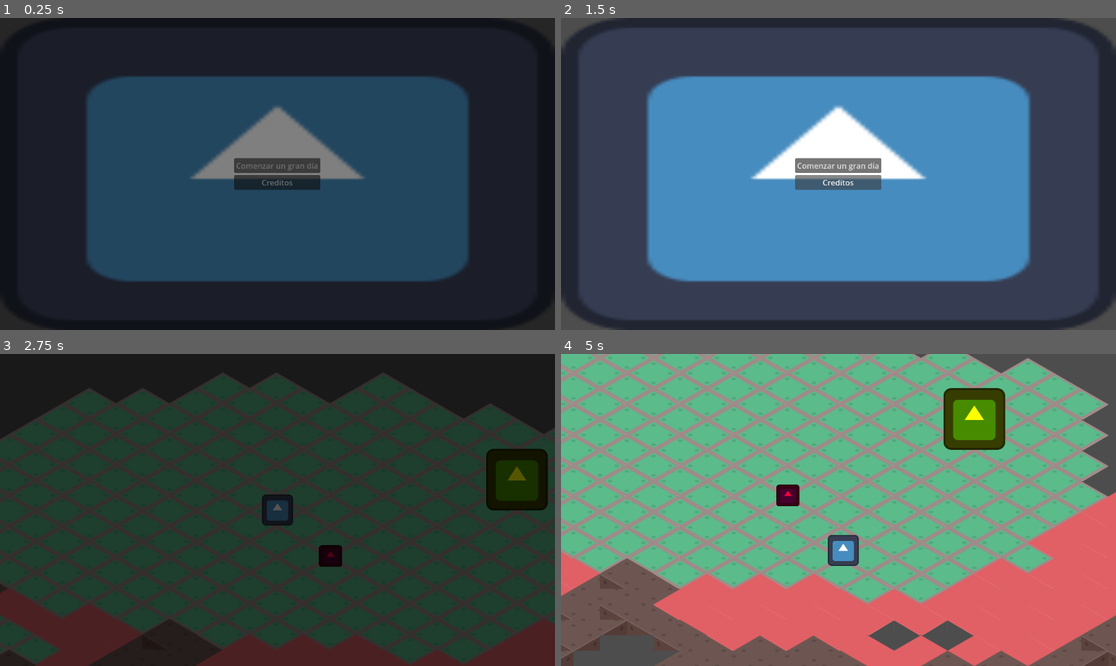
Above: before the commit, frames 1-4 (two rows, left to right).
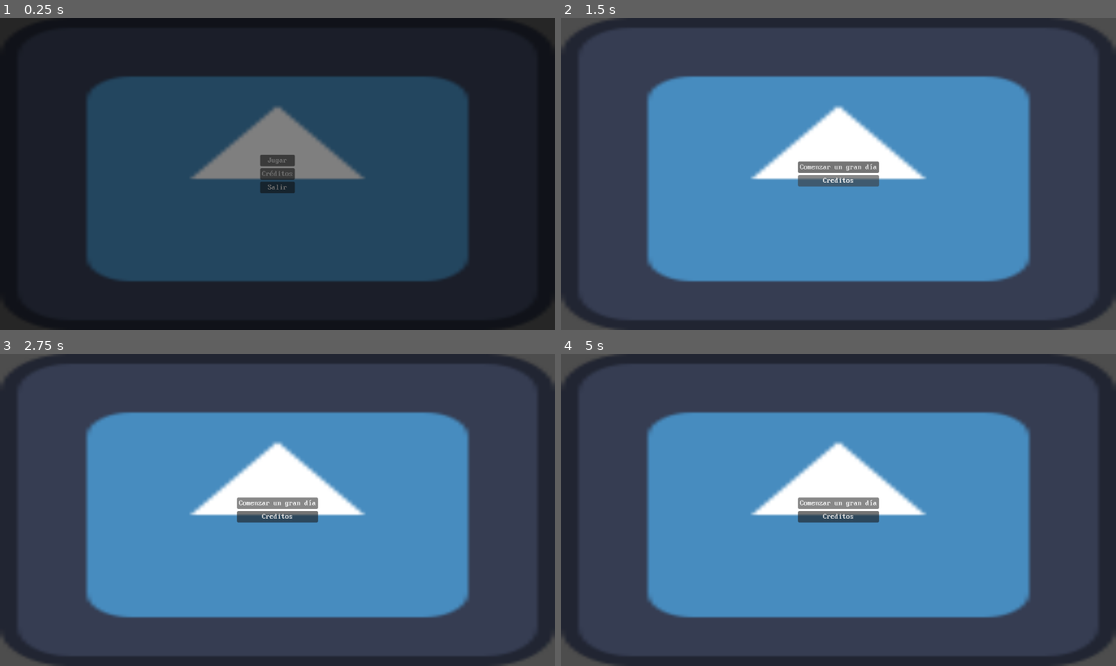
Above: after the commit, the same moments.

Repository: ManuelOteroFernandez/corujam2
Game: Godot game, scene res://ux/main_menu.tscn
Two runs of this game, one before a commit and one after it. Both use one fixed random seed, a clock stepped at 60 frames per second and the inputs below. This scene is started directly instead of the project's main scene. The engine's default icon, where the game draws it, is replaced by a stand-in: a white triangle on a blue panel in a dark square.
Inputs (mouse positions are in pixels of both pictures, inside the frame that each line leads up to):
- Up to frame 1 (0.25 s): no input
- Up to frame 2 (1.5 s): click "Creditos" (after the commit: "Créditos") at 0.5 s; click "Creditos" at 1.25 s
- Up to frame 3 (2.75 s): click "Comenzar un gran día" at 2 s
- Up to frame 4 (5 s): click (838, 503) at 2.75 s, where only the run after the commit has a clickable "Comenzar un gran día"; tap Enter (ui_accept) at 3.5, 3.77, 4.52 s; hold D (move_right) 3.53-4.28 s; tap E (interact) at 3.6, 4.35 s; hold S (move_down) from 4.28 s (still down)

The runs differ from the first frame. In frame 1, 1.2% of the frame differs, in the area x 42-58%, y 43-57%; in frame 2, 0.7%; in frame 3, 97%, in the area x 0-100%, y 0-100%; in frame 4, 97%.

Commit message:
main menu & credits screens changes
- Cambios en la lógica de la pantalla de inicio, ahora los botones hacen cada uno su función.
- Ahora se usa la tipografía retro en la pantalla de inicio y los créditos.

Diff:
--- a/ux/credits_menu.tscn
+++ b/ux/credits_menu.tscn
@@ -1,6 +1,7 @@
 [gd_scene format=3 uid="uid://bcb7p5ay6qjrv"]
 
 [ext_resource type="Texture2D" uid="uid://3icx4awde8gy" path="res://icon.svg" id="1_ejno8"]
+[ext_resource type="FontFile" uid="uid://p7x1ooaaecr7" path="res://ux/Web437_Trident_8x16.woff" id="2_3g2t6"]
 [ext_resource type="PackedScene" uid="uid://2jfb54qnrue6" path="res://ux/transition_screen.tscn" id="2_wr30l"]
 
 [node name="CreditsMenu" type="CanvasLayer" unique_id=1189331394]
@@ -25,10 +26,12 @@
 
 [node name="BtnPlay" type="Button" parent="Container/VBoxContainer" unique_id=1201706811]
 layout_mode = 2
+theme_override_fonts/font = ExtResource("2_3g2t6")
 text = "Comenzar un gran día"
 
 [node name="BtnCredits" type="Button" parent="Container/VBoxContainer" unique_id=1620176451]
 layout_mode = 2
+theme_override_fonts/font = ExtResource("2_3g2t6")
 text = "Creditos"
 
 [node name="TransitionScreen" parent="." unique_id=1655704161 instance=ExtResource("2_wr30l")]
--- a/ux/main_menu.gd
+++ b/ux/main_menu.gd
@@ -8,3 +8,13 @@
 	await transition_screen.end_transition_signal
 
 	get_tree().change_scene_to_file("res://testing_level.tscn")
+
+
+
+func _on_btn_credits_pressed() -> void:
+
+	get_tree().change_scene_to_file("res://ux/credits_menu.tscn")
+
+
+func _on_btn_quit_pressed() -> void:
+	get_tree().quit()
--- a/ux/main_menu.tscn
+++ b/ux/main_menu.tscn
@@ -2,6 +2,7 @@
 
 [ext_resource type="Texture2D" uid="uid://3icx4awde8gy" path="res://icon.svg" id="1_cohs8"]
 [ext_resource type="Script" uid="uid://bq66g351x1obj" path="res://ux/main_menu.gd" id="2_aat5k"]
+[ext_resource type="FontFile" uid="uid://p7x1ooaaecr7" path="res://ux/Web437_Trident_8x16.woff" id="3_at13o"]
 [ext_resource type="PackedScene" uid="uid://2jfb54qnrue6" path="res://ux/transition_screen.tscn" id="3_wvbol"]
 
 [node name="MainMenu" type="CanvasLayer" unique_id=1630719318]
@@ -27,12 +28,21 @@
 
 [node name="BtnPlay" type="Button" parent="Container/VBoxContainer" unique_id=1255462181]
 layout_mode = 2
-text = "Comenzar un gran día"
+theme_override_fonts/font = ExtResource("3_at13o")
+text = "Jugar"
 
 [node name="BtnCredits" type="Button" parent="Container/VBoxContainer" unique_id=1616872215]
 layout_mode = 2
-text = "Creditos"
+theme_override_fonts/font = ExtResource("3_at13o")
+text = "Créditos"
+
+[node name="BtnQuit" type="Button" parent="Container/VBoxContainer" unique_id=1252375958]
+layout_mode = 2
+theme_override_fonts/font = ExtResource("3_at13o")
+text = "Salir"
 
 [node name="TransitionScreen" parent="." unique_id=437963877 instance=ExtResource("3_wvbol")]
 
 [connection signal="pressed" from="Container/VBoxContainer/BtnPlay" to="." method="_on_btn_play_pressed"]
+[connection signal="pressed" from="Container/VBoxContainer/BtnCredits" to="." method="_on_btn_credits_pressed"]
+[connection signal="pressed" from="Container/VBoxContainer/BtnQuit" to="." method="_on_btn_quit_pressed"]
Binary file added: ux/Web437_Trident_8x16.woff
Not shown, added: ux/Web437_Trident_8x16.woff.import
